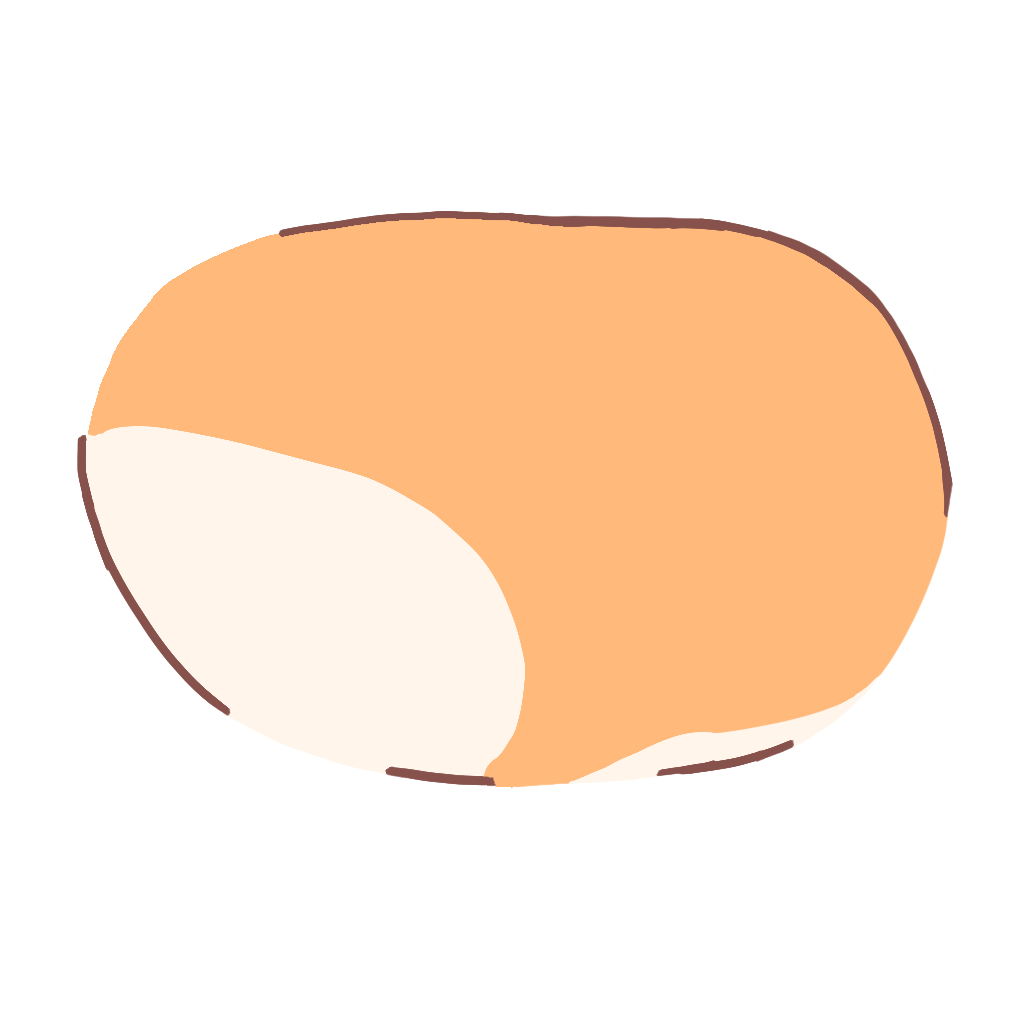
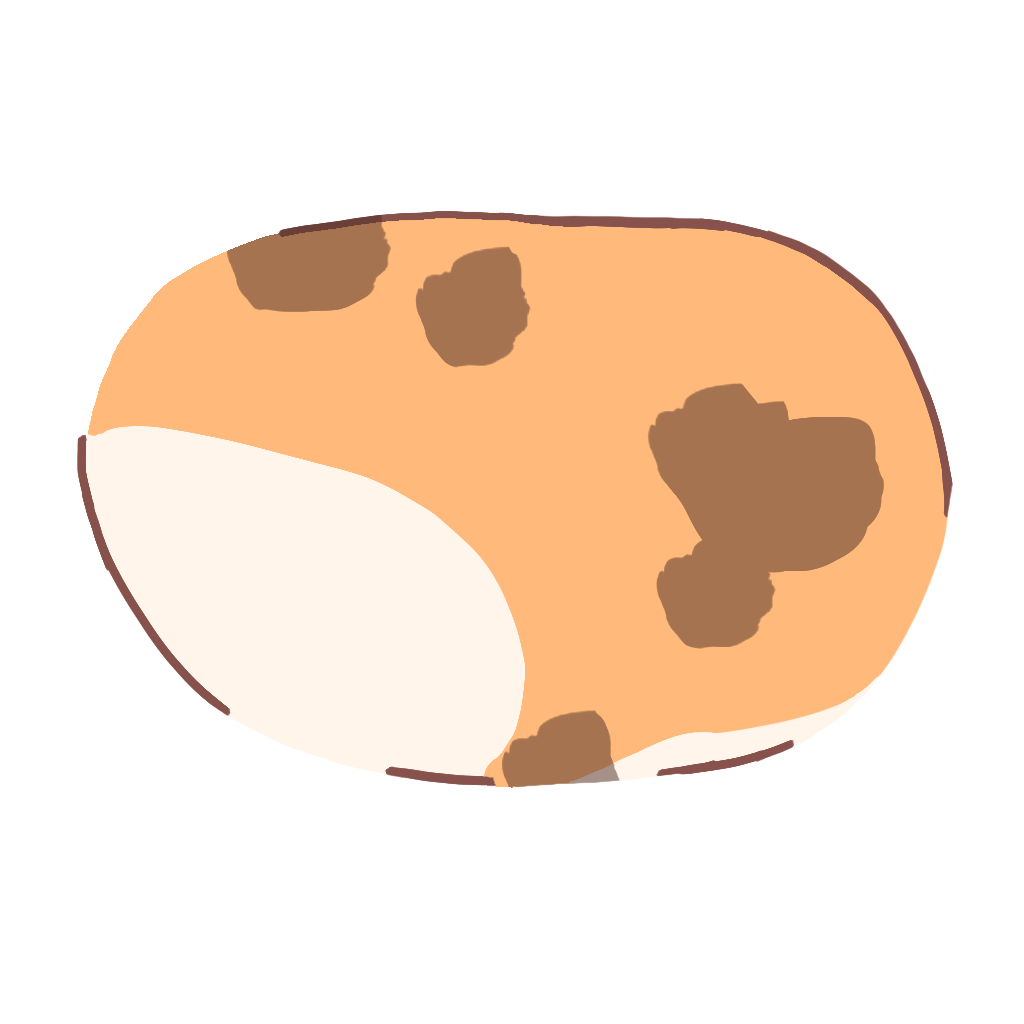
Comparing the layer stacks of the two 1024x1024 images. Changes:
added layer "Layer 1" (50%) above "body" over [227, 214, 885, 788]
